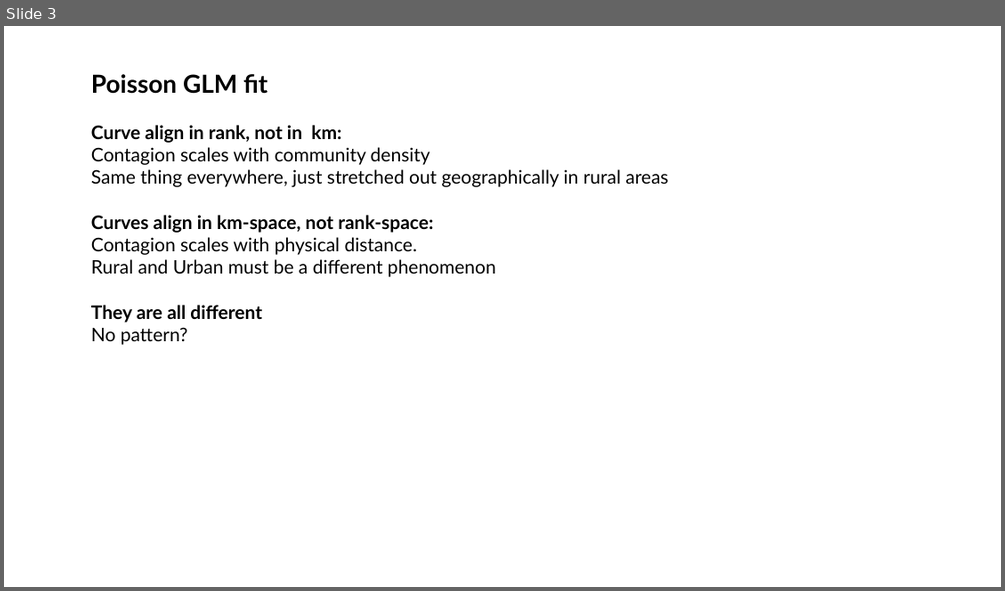
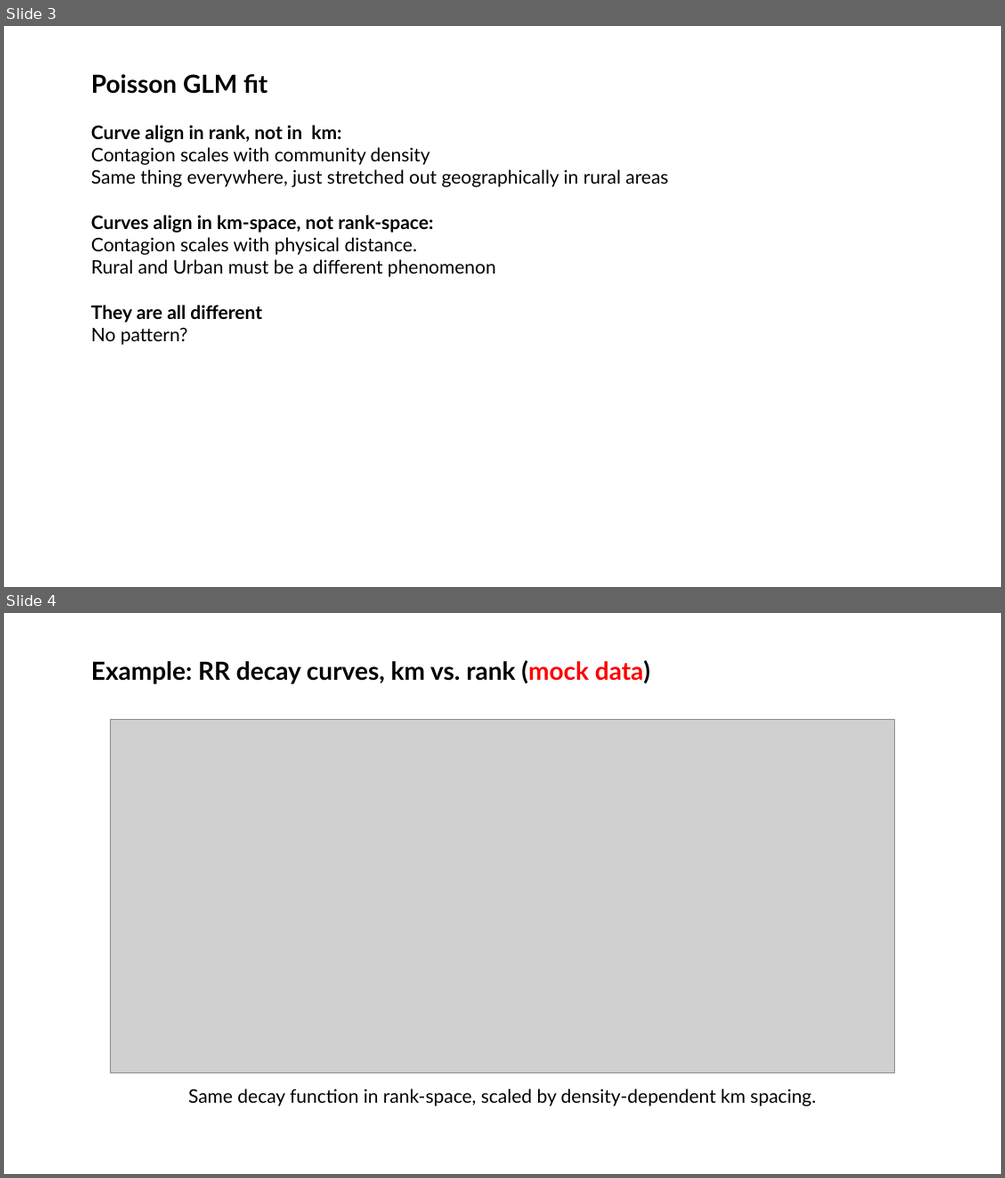
Before and after one commit to MatteoPS/suicide_forecasting, a slide deck: docs/ScalingLaw.pptx. Shown one above the other, each under a label of ours: slide 3 before the commit, slides 3 and 4 after it. The pictures are 1005x591 and 1005x1178 pixels, drawn with LibreOffice and Linux fonts; fonts in the diff are those of the drawing; grey boxes stand for pictures. Boxes give left, top, right and bottom in pixels: in the first picture for what was removed or moved away, otherwise in the second. Text is boxed around its words. In the diff, an @@ line names an element or a change of style, - is before the commit and + after.

```diff
--- a/docs/ScalingLaw.pptx
+++ b/docs/ScalingLaw.pptx
@@ slide 4 added at box(4, 613, 1001, 1174), background #FFFFFF @@
@@ text added at box(91, 660, 650, 684), 24 pt, text #000000, bold @@
+Example: RR decay curves, km vs. rank (mock data)
@@ picture added at box(110, 719, 896, 1072) @@
@@ text added at box(188, 1088, 816, 1106), 18 pt, text #000000 @@
+Same decay function in rank-space, scaled by density-dependent km spacing.
```
Also in this commit, not shown: 1 slide changed.
